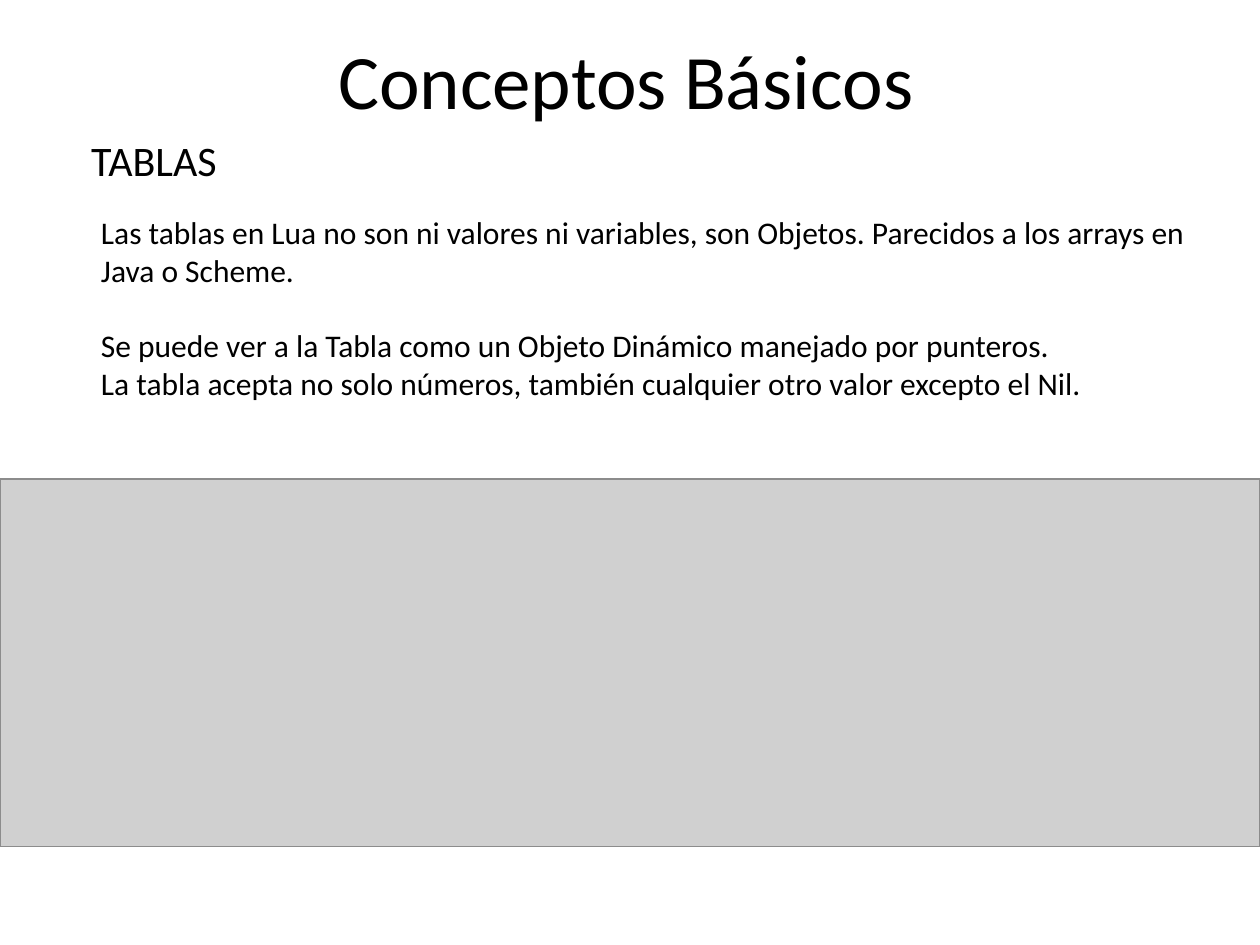
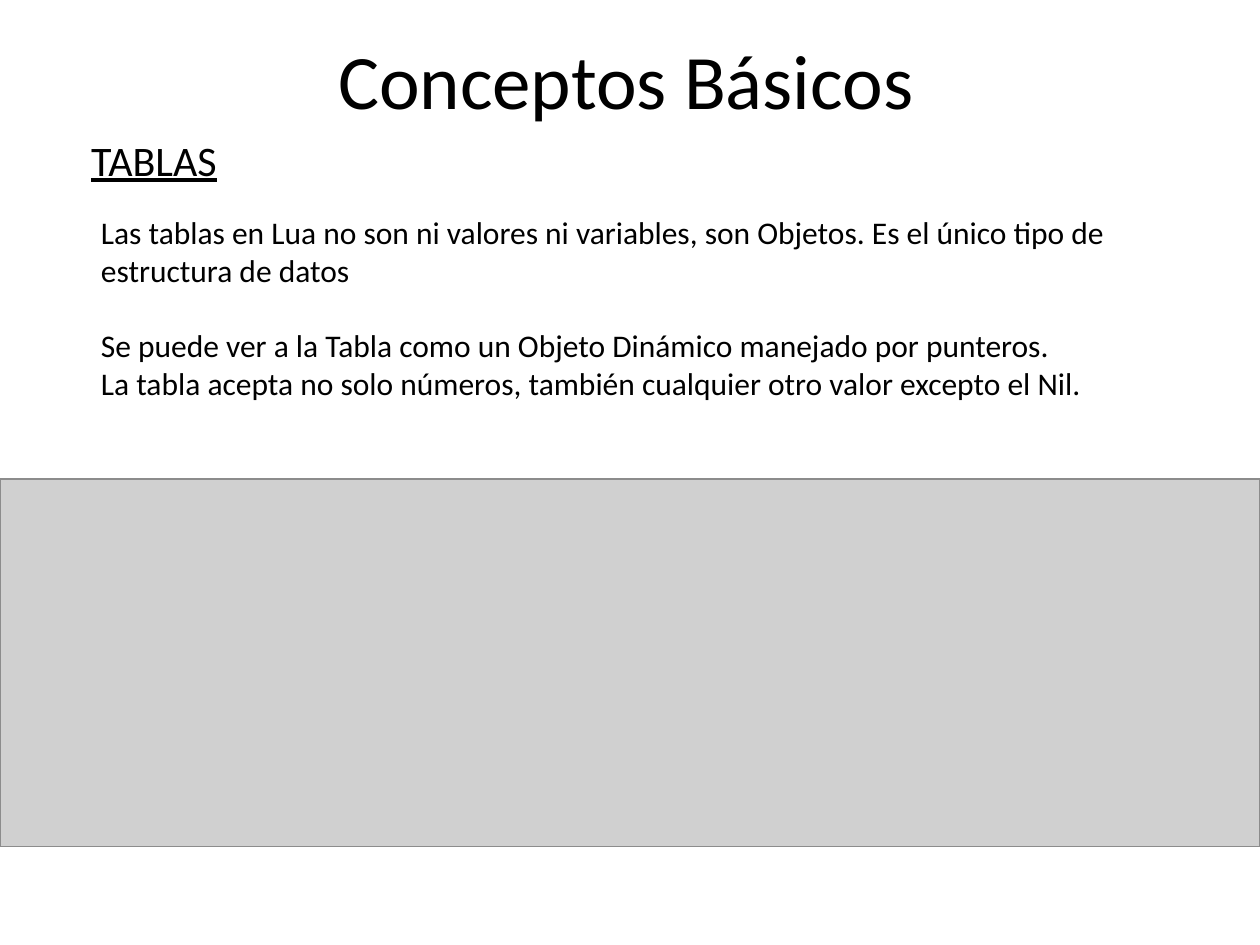
Before and after one commit to Santiago39353535/TDL, a slide deck: slide 5 of LUA.pptx. Drawn at 1260x945 pixels with LibreOffice and Linux fonts; fonts in the diff are those of the drawing; grey boxes stand for pictures; background and template pictures are left out. Boxes give left, top, right and bottom in pixels: in the first picture for what was removed or moved away, otherwise in the second. Text is boxed around its words. In the diff, an @@ line names an element or a change of style, - is before the commit and + after.

```diff
--- a/LUA.pptx
+++ b/LUA.pptx
@@ text "TABLAS" at [91,148,217,182]: underline on @@
@@ text at [101,222,1103,283]: text changed @@
-Las tablas en Lua no son ni valores ni variables, son Objetos. Parecidos a los arrays en
-Java o Scheme.
+Las tablas en Lua no son ni valores ni variables, son Objetos. Es el único tipo de
+estructura de datos
```
Also in this commit, not shown: 3 other slides changed, 3 slides added, 1 slide removed, 1 other file.
